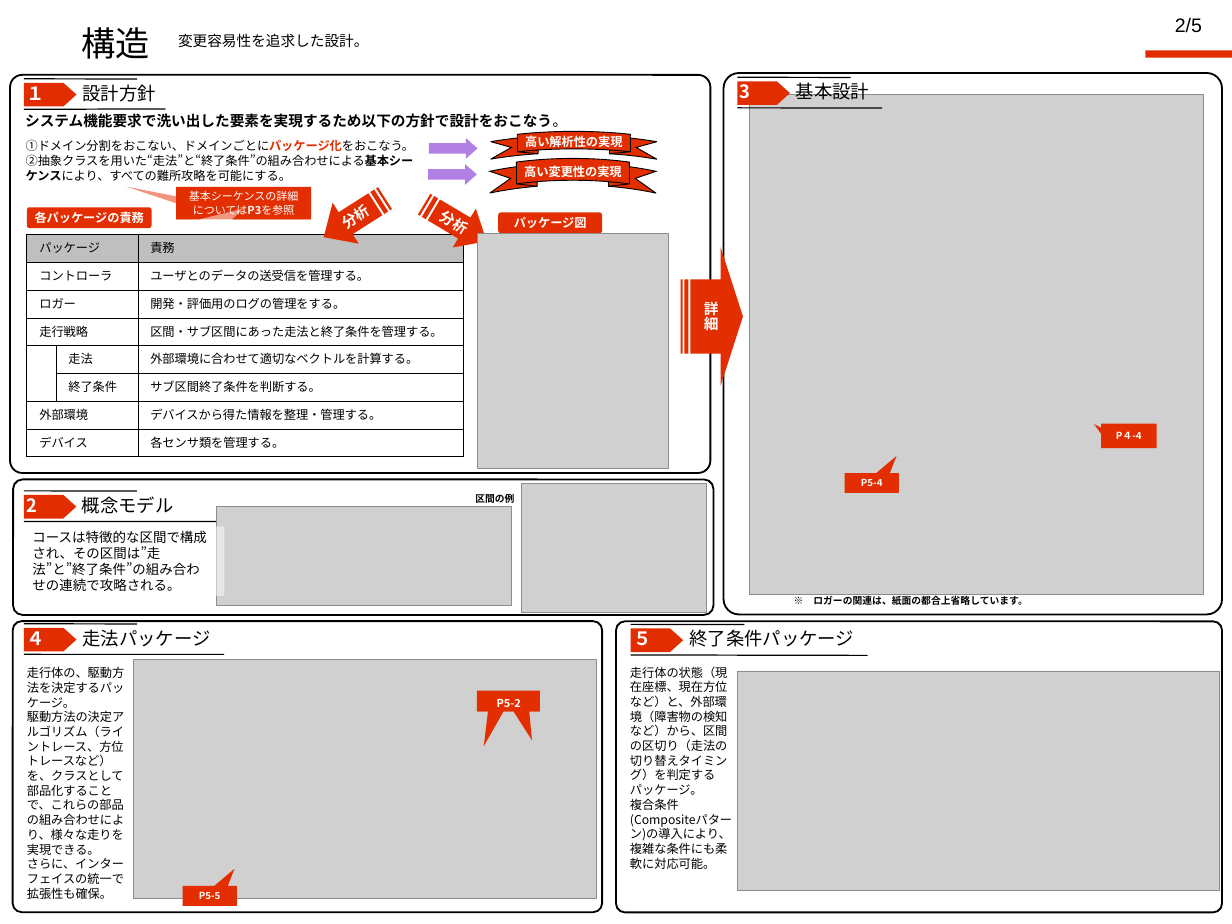
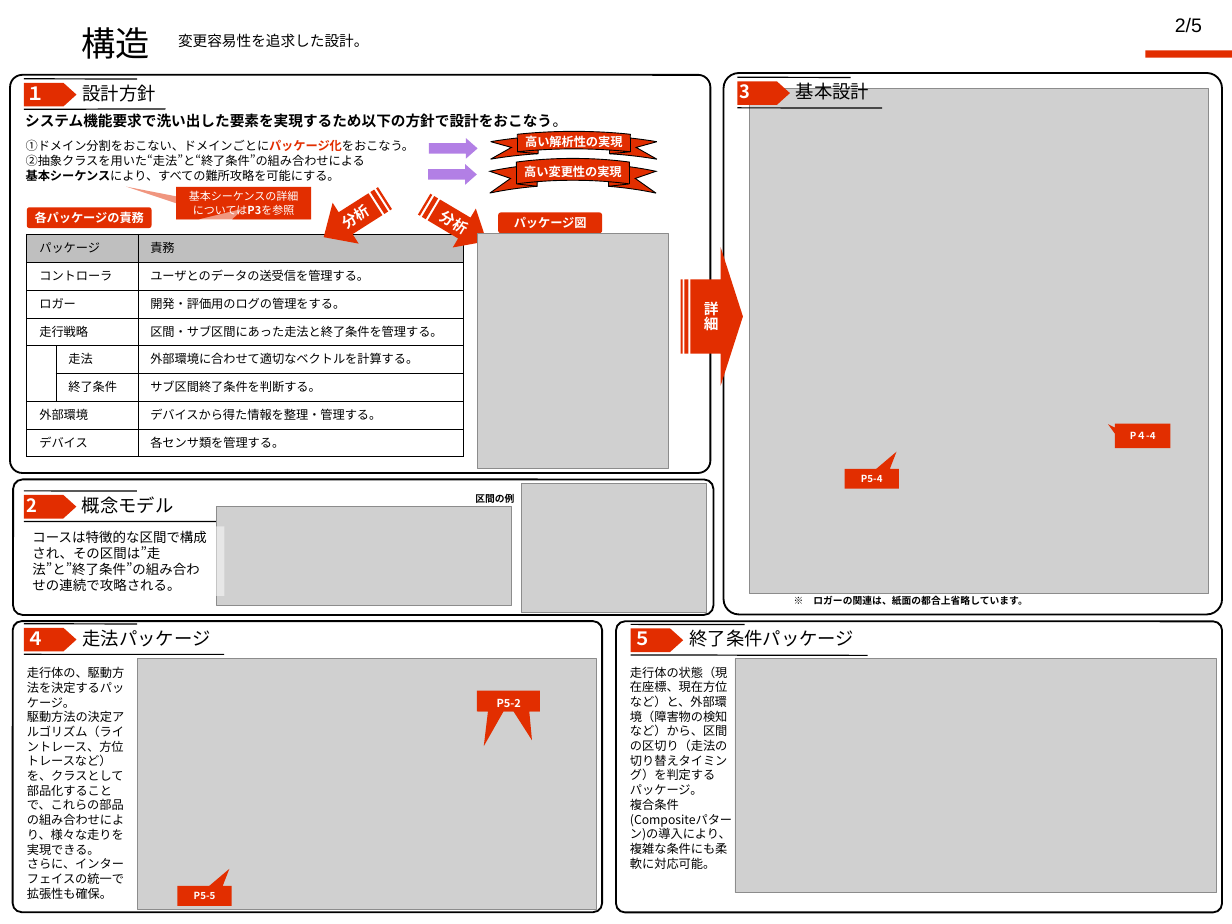
Before and after one commit to jrits/model2011, a slide deck: slide 1 of 222_hamarobo_model_2.ppt. Drawn at 1232x924 pixels with LibreOffice and Linux fonts; fonts in the diff are those of the drawing; grey boxes stand for pictures; background and template pictures are left out. Boxes give left, top, right and bottom in pixels: in the first picture for what was removed or moved away, otherwise in the second. Text is boxed around its words. In the diff, an @@ line names an element or a change of style, - is before the commit and + after.

Commit message:
レビュー指摘修正

```diff
--- a/222_hamarobo_model_2.ppt
+++ b/222_hamarobo_model_2.ppt
@@ picture: place and size @@
-picture at bbox=[749, 95, 1204, 595]
+picture at bbox=[749, 89, 1208, 594]
@@ text in rectangle at bbox=[26, 154, 365, 181]: text changed @@
-②抽象クラスを用いた“走法”と“終了条件”の組み合わせによる基本シーケンスにより、すべての難所攻略を可能にする。
+②抽象クラスを用いた“走法”と“終了条件”の組み合わせによる
+基本シーケンスにより、すべての難所攻略を可能にする。
@@ speech box "P４-4": place and size @@
-speech box "P４-4" at bbox=[1101, 423, 1156, 448]
+speech box "P４-4" at bbox=[1115, 423, 1170, 448]
@@ speech box "P5-4": place and size @@
-speech box "P5-4" at bbox=[845, 473, 899, 494]
+speech box "P5-4" at bbox=[845, 469, 899, 489]
@@ picture: place and size @@
-picture at bbox=[133, 659, 596, 898]
+picture at bbox=[137, 659, 597, 910]
@@ picture: place and size @@
-picture at bbox=[737, 671, 1220, 891]
+picture at bbox=[735, 659, 1217, 893]
@@ speech box "P5-5": place and size @@
-speech box "P5-5" at bbox=[182, 886, 237, 906]
+speech box "P5-5" at bbox=[178, 886, 232, 906]
```
